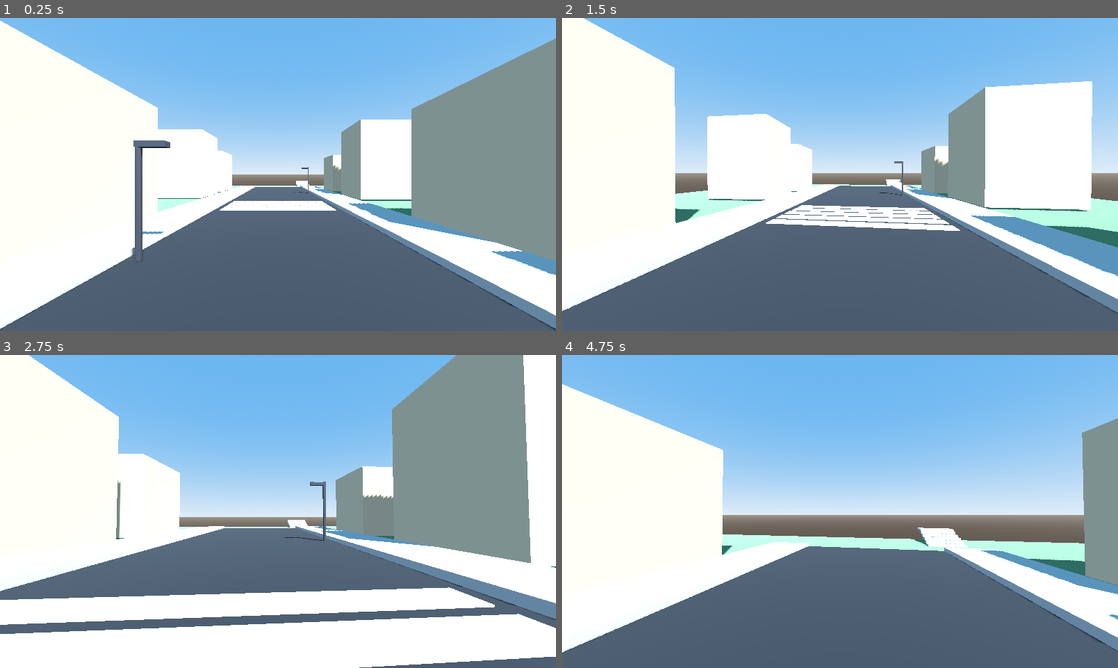
Above: before the commit, frames 1-4 (two rows, left to right).
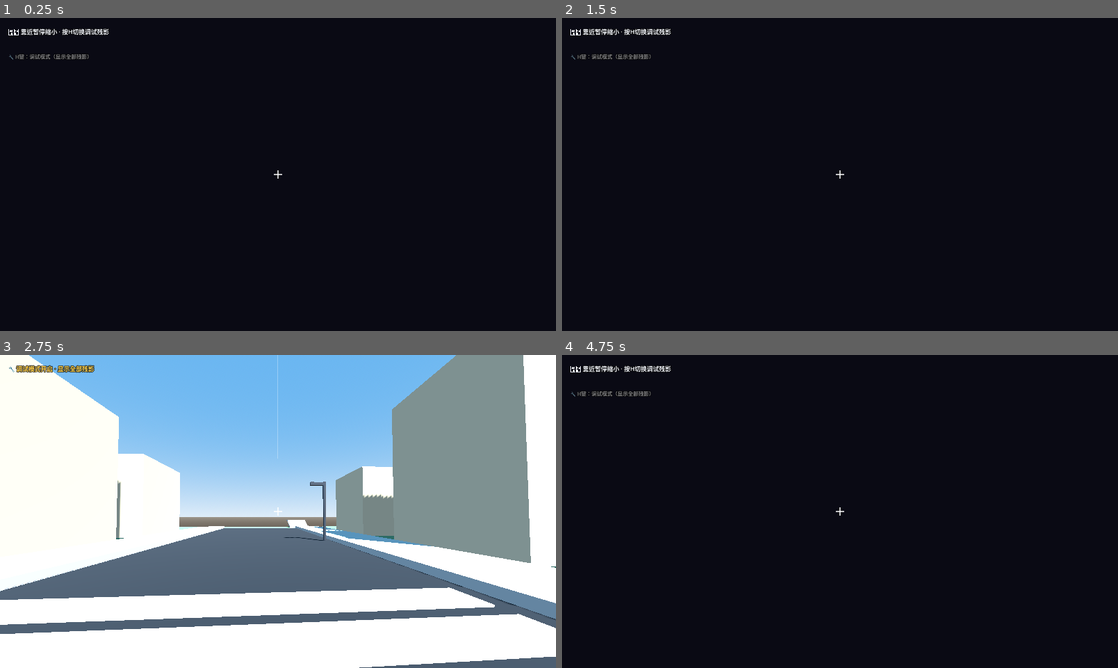
Above: after the commit, the same moments.

Repository: KXAND/BlindWalker
Game: Godot game, scene res://scenes/main/Main.tscn
Same seed, same stepped clock (60 frames per second), same inputs: the game is played once before the commit and once after it.
Inputs (mouse positions are in pixels of both pictures, inside the frame that each line leads up to):
- Up to frame 1 (0.25 s): no input
- Up to frame 2 (1.5 s): tap Enter at 0.5 s; move the mouse to (867, 174) at 0.52 s; hold W from 0.53 s (still down); tap H at 0.6, 1.35 s; click (867, 174) at 0.67 s; tap Space at 0.77 s; move the mouse to (812, 174) at 1.27 s; click (812, 174) at 1.42 s
- Up to frame 3 (2.75 s): keep holding W; tap Space at 1.52 s; move the mouse to (289, 505) at 2.02 s; hold Shift from 2.03 s (still down); click (289, 505) at 2.17 s; tap H at 2.3 s
- Up to frame 4 (4.75 s): keep holding W; move the mouse to (834, 517) at 2.77 s; release Shift at 2.78 s; tap H at 2.85, 3.6, 4.55 s; click (834, 517) at 2.92 s; tap Space at 3.02, 3.77, 4.52 s; move the mouse to (878, 514) at 3.52 s; click (878, 514) at 3.67 s; move the mouse to (795, 508) at 4.27 s; tap Shift at 4.35 s; click (795, 508) at 4.42 s

The runs differ from the first frame. In frame 1, 100% of the frame differs, in the area x 0-100%, y 0-100%; in frame 2, 100%; in frame 3, 0.4%; in frame 4, 100%.

Commit message:
feat: add "lighter "

Diff:
--- /dev/null
+++ b/assets/materials/MemoryComposite.gdshader
@@ -0,0 +1,19 @@
+shader_type canvas_item;
+
+uniform sampler2D screen_texture : hint_screen_texture, filter_linear_mipmap;
+uniform sampler2D mask_texture : filter_linear;
+uniform vec4 background_color : source_color = vec4(0.039216, 0.039216, 0.078431, 1.0);
+uniform float blur_radius : hint_range(0.0, 0.02) = 0.004;
+uniform bool debug_mode = false;
+
+void fragment() {
+	vec4 original = texture(screen_texture, SCREEN_UV);
+	float intensity = texture(mask_texture, SCREEN_UV).r;
+	if (debug_mode) {
+		vec4 debug_tint = vec4(1.0, 0.82, 0.24, 1.0);
+		float debug_mask = clamp(intensity * 1.5, 0.0, 1.0);
+		COLOR = mix(original, debug_tint, debug_mask);
+	} else {
+		COLOR = mix(background_color, original, intensity);
+	}
+}
--- /dev/null
+++ b/assets/materials/MemoryMask.gdshader
@@ -0,0 +1,43 @@
+shader_type spatial;
+render_mode blend_mix, unshaded, cull_back, depth_draw_never;
+
+uniform vec4 sphere_data[128];
+uniform float sphere_strengths[128];
+uniform int sphere_count = 0;
+uniform bool debug_mode = false;
+uniform float debug_min_strength : hint_range(0.0, 1.0) = 0.35;
+
+varying vec3 world_position;
+
+void vertex() {
+	world_position = (MODEL_MATRIX * vec4(VERTEX, 1.0)).xyz;
+}
+
+void fragment() {
+	float max_strength = 0.0;
+
+	for (int i = 0; i < 128; i++) {
+		if (i >= sphere_count) {
+			break;
+		}
+
+		vec3 sphere_center = sphere_data[i].xyz;
+		float sphere_radius = sphere_data[i].w;
+		float distance_to_sphere = distance(world_position, sphere_center);
+
+		if (distance_to_sphere <= sphere_radius) {
+			max_strength = max(max_strength, sphere_strengths[i]);
+		}
+	}
+
+	if (debug_mode) {
+		max_strength = max(max_strength, debug_min_strength);
+	}
+
+	if (max_strength <= 0.01) {
+		discard;
+	}
+
+	ALBEDO = vec3(max_strength);
+	ALPHA = 1.0;
+}
--- a/scenes/main/Main.tscn
+++ b/scenes/main/Main.tscn
@@ -1,6 +1,8 @@
-[gd_scene load_steps=14 format=3 uid="uid://dal5illn6p4c2"]
+[gd_scene load_steps=16 format=3 uid="uid://dal5illn6p4c2"]
 
 [ext_resource type="Script" uid="uid://y254iw3mnypx" path="res://scripts/player/PlayerController.gd" id="1_8wz4m"]
+[ext_resource type="Script" path="res://scripts/core/MemorySystem.gd" id="2_6f23j"]
+[ext_resource type="Script" path="res://scripts/core/GameHud.gd" id="3_bga58"]
 
 [sub_resource type="ProceduralSkyMaterial" id="ProceduralSkyMaterial_sky"]
 sky_top_color = Color(0.321569, 0.572549, 0.882353, 1)
@@ -74,6 +76,12 @@
 current = true
 fov = 78.0
 
+[node name="MemorySystem" type="Node3D" parent="."]
+script = ExtResource("2_6f23j")
+
+[node name="GameHud" type="CanvasLayer" parent="."]
+script = ExtResource("3_bga58")
+
 [node name="Street" type="Node3D" parent="."]
 
 [node name="Ground" type="CSGBox3D" parent="Street"]
--- /dev/null
+++ b/scripts/core/GameHud.gd
@@ -0,0 +1,162 @@
+extends CanvasLayer
+
+const COMPOSITE_SHADER := preload("res://assets/materials/MemoryComposite.gdshader")
+
+const INFO_TEXT := "⏸️ 靠近暂停缩小 · 按H切换调试残影"
+const INFO_DEBUG_TEXT := "🔧 调试模式开启 · 显示全部残影"
+const DEBUG_HINT_TEXT := "🔧 H键：调试模式（显示全部残影）"
+const INSTRUCTION_TEXT := "🖱️ 点击画面锁定鼠标 | WASD 移动 | 鼠标环顾 | 左键涂色"
+
+var _post_process_rect: ColorRect
+var _post_process_material: ShaderMaterial
+var _info_label: Label
+var _debug_hint_label: Label
+var _instruction_label: Label
+var _crosshair: Control
+var _pending_mask_texture: Texture2D
+var _pending_background_color: Color = Color(0.039216, 0.039216, 0.078431, 1.0)
+var _pending_blur_radius: float = 0.004
+
+
+func _ready() -> void:
+	layer = 10
+	_create_post_process_rect()
+	_create_labels()
+	_crosshair = _create_crosshair()
+	add_child(_crosshair)
+	set_background_color(_pending_background_color)
+	set_blur_radius(_pending_blur_radius)
+	if _pending_mask_texture != null:
+		set_mask_texture(_pending_mask_texture)
+	_update_visibility()
+	set_debug_mode(false)
+	set_process(true)
+
+
+func _process(_delta: float) -> void:
+	_update_visibility()
+
+
+func set_mask_texture(texture: Texture2D) -> void:
+	_pending_mask_texture = texture
+	if _post_process_material == null:
+		return
+	_post_process_material.set_shader_parameter("mask_texture", texture)
+
+
+func set_background_color(color_value: Color) -> void:
+	_pending_background_color = color_value
+	if _post_process_material == null:
+		return
+	_post_process_material.set_shader_parameter("background_color", color_value)
+
+
+func set_blur_radius(radius: float) -> void:
+	_pending_blur_radius = radius
+	if _post_process_material == null:
+		return
+	_post_process_material.set_shader_parameter("blur_radius", radius)
+
+
+func set_debug_mode(enabled: bool) -> void:
+	_info_label.text = INFO_DEBUG_TEXT if enabled else INFO_TEXT
+	_info_label.label_settings.font_color = Color(1.0, 0.8, 0.25, 1.0) if enabled else Color(0.95, 0.96, 0.98, 1.0)
+	_debug_hint_label.visible = not enabled
+	if _post_process_material != null:
+		_post_process_material.set_shader_parameter("debug_mode", enabled)
+
+
+func _create_post_process_rect() -> void:
+	_post_process_material = ShaderMaterial.new()
+	_post_process_material.shader = COMPOSITE_SHADER
+	_post_process_material.resource_local_to_scene = true
+
+	_post_process_rect = ColorRect.new()
+	_post_process_rect.mouse_filter = Control.MOUSE_FILTER_IGNORE
+	_post_process_rect.anchor_right = 1.0
+	_post_process_rect.anchor_bottom = 1.0
+	_post_process_rect.material = _post_process_material
+	add_child(_post_process_rect)
+
+
+func _create_labels() -> void:
+	_info_label = _create_label(INFO_TEXT, 14)
+	_info_label.position = Vector2(20.0, 20.0)
+	add_child(_info_label)
+
+	_debug_hint_label = _create_label(DEBUG_HINT_TEXT, 12)
+	_debug_hint_label.position = Vector2(20.0, 80.0)
+	_debug_hint_label.label_settings.font_color = Color(1.0, 1.0, 1.0, 0.5)
+	add_child(_debug_hint_label)
+
+	_instruction_label = _create_label(INSTRUCTION_TEXT, 16)
+	_instruction_label.horizontal_alignment = HORIZONTAL_ALIGNMENT_CENTER
+	_instruction_label.anchor_left = 0.5
+	_instruction_label.anchor_right = 0.5
+	_instruction_label.anchor_top = 1.0
+	_instruction_label.anchor_bottom = 1.0
+	_instruction_label.offset_left = -320.0
+	_instruction_label.offset_top = -56.0
+	_instruction_label.offset_right = 320.0
+	_instruction_label.offset_bottom = -24.0
+	add_child(_instruction_label)
+
+
+func _create_label(text_value: String, font_size: int) -> Label:
+	var label := Label.new()
+	label.text = text_value
+	label.mouse_filter = Control.MOUSE_FILTER_IGNORE
+	label.label_settings = _create_label_settings(font_size)
+	return label
+
+
+func _create_label_settings(font_size: int) -> LabelSettings:
+	var settings := LabelSettings.new()
+	settings.font_size = font_size
+	settings.font_color = Color(0.95, 0.96, 0.98, 1.0)
+	settings.outline_color = Color(0.0, 0.0, 0.0, 0.75)
+	settings.outline_size = 6
+	return settings
+
+
+func _create_crosshair() -> Control:
+	var root := Control.new()
+	root.mouse_filter = Control.MOUSE_FILTER_IGNORE
+	root.anchor_left = 0.5
+	root.anchor_right = 0.5
+	root.anchor_top = 0.5
+	root.anchor_bottom = 0.5
+	root.offset_left = -10.0
+	root.offset_top = -10.0
+	root.offset_right = 10.0
+	root.offset_bottom = 10.0
+
+	var vertical := ColorRect.new()
+	vertical.mouse_filter = Control.MOUSE_FILTER_IGNORE
+	vertical.color = Color(1.0, 1.0, 1.0, 0.75)
+	vertical.anchor_left = 0.5
+	vertical.anchor_right = 0.5
+	vertical.anchor_top = 0.0
+	vertical.anchor_bottom = 1.0
+	vertical.offset_left = -1.0
+	vertical.offset_right = 1.0
+	root.add_child(vertical)
+
+	var horizontal := ColorRect.new()
+	horizontal.mouse_filter = Control.MOUSE_FILTER_IGNORE
+	horizontal.color = Color(1.0, 1.0, 1.0, 0.75)
+	horizontal.anchor_left = 0.0
+	horizontal.anchor_right = 1.0
+	horizontal.anchor_top = 0.5
+	horizontal.anchor_bottom = 0.5
+	horizontal.offset_top = -1.0
+	horizontal.offset_bottom = 1.0
+	root.add_child(horizontal)
+
+	return root
+
+
+func _update_visibility() -> void:
+	var is_captured := Input.get_mouse_mode() == Input.MOUSE_MODE_CAPTURED
+	_instruction_label.visible = not is_captured
+	_crosshair.visible = is_captured
--- /dev/null
+++ b/scripts/core/MemorySystem.gd
@@ -0,0 +1,474 @@
+extends Node3D
+
+const GLOW_TEXTURE_SIZE := 128
+
+
+class RevealSphere:
+	var center: Vector3
+	var normal: Vector3
+	var tangent_a: Vector3
+	var tangent_b: Vector3
+	var base_offset: Vector3
+	var radius: float
+	var age: float
+	var max_age: float
+	var strength: float
+	var pauses_when_near: bool
+	var afterglow_spawned: bool
+	var phase: float
+	var sprite: Sprite3D
+
+
+@export_node_path("Camera3D") var observer_path: NodePath = ^"../Player/Head/Camera3D"
+@export_node_path("CanvasLayer") var hud_path: NodePath = ^"../GameHud"
+@export var ray_distance: float = 5.0
+@export var max_spheres: int = 128
+@export var active_initial_radius: float = 1.5
+@export var active_lifetime: float = 30.0
+@export var active_pause_distance: float = 10.0
+@export var afterglow_radius: float = 1.5
+@export var afterglow_initial_strength: float = 0.4
+@export var afterglow_lifetime: float = 60.0
+@export var afterglow_trigger_strength: float = 0.45
+@export var afterglow_layers: int = 3
+@export var afterglow_offset_radius: float = 0.28
+@export var ghost_start_distance: float = 4.0
+@export var ghost_jitter_radius: float = 0.22
+@export var ghost_jitter_speed: float = 1.3
+@export var active_far_strength_scale: float = 0.42
+@export var blur_radius: float = 0.004
+@export var near_reveal_distance: float = 1.2
+@export var far_forget_distance: float = 5.0
+@export var approach_speed: float = 5.0
+@export var decay_speed: float = 0.9
+@export var debug_min_strength: float = 0.35
+@export var background_color: Color = Color(0.039216, 0.039216, 0.078431, 1.0)
+
+var _observer: Camera3D
+var _hud: CanvasLayer
+var _mask_viewport: SubViewport
+var _mask_camera: Camera3D
+var _mask_root: Node3D
+var _depth_material: StandardMaterial3D
+var _glow_texture: Texture2D
+var _active_spheres: Array[RevealSphere] = []
+var _afterglow_spheres: Array[RevealSphere] = []
+var _debug_mode: bool = false
+var _feedback_lines: Array[Dictionary] = []
+
+
+func _ready() -> void:
+	_observer = get_node_or_null(observer_path) as Camera3D
+	_hud = get_node_or_null(hud_path) as CanvasLayer
+
+	if _observer == null:
+		push_warning("MemorySystem could not find observer at %s" % observer_path)
+		set_process(false)
+		set_process_unhandled_input(false)
+		return
+
+	_setup_depth_material()
+	_glow_texture = _create_glow_texture(GLOW_TEXTURE_SIZE)
+	_setup_mask_viewport()
+	_build_mask_geometry()
+	_configure_main_camera()
+	_sync_mask_camera()
+	_on_main_viewport_size_changed()
+	get_viewport().size_changed.connect(_on_main_viewport_size_changed)
+	call_deferred("_configure_hud")
+	set_process(true)
+	set_process_unhandled_input(true)
+
+
+func _process(delta: float) -> void:
+	_sync_mask_camera()
+	_update_spheres(delta)
+	_update_feedback_lines(delta)
+
+
+func _unhandled_input(event: InputEvent) -> void:
+	if event is InputEventKey and event.pressed and not event.echo and event.keycode == KEY_H:
+		_debug_mode = not _debug_mode
+		if _hud != null and _hud.has_method("set_debug_mode"):
+			_hud.call("set_debug_mode", _debug_mode)
+		_refresh_sphere_visuals()
+		return
+
+	if event is InputEventMouseButton and event.pressed and event.button_index == MOUSE_BUTTON_LEFT:
+		if Input.get_mouse_mode() != Input.MOUSE_MODE_CAPTURED:
+			return
+		_cast_paint_ray()
+
+
+func _setup_depth_material() -> void:
+	_depth_material = StandardMaterial3D.new()
+	_depth_material.resource_local_to_scene = true
+	_depth_material.shading_mode = BaseMaterial3D.SHADING_MODE_UNSHADED
+	_depth_material.albedo_color = Color.BLACK
+	_depth_material.cull_mode = BaseMaterial3D.CULL_BACK
+	_depth_material.transparency = BaseMaterial3D.TRANSPARENCY_DISABLED
+
+
+func _setup_mask_viewport() -> void:
+	_mask_viewport = SubViewport.new()
+	_mask_viewport.name = "MaskViewport"
+	_mask_viewport.transparent_bg = true
+	_mask_viewport.render_target_clear_mode = SubViewport.CLEAR_MODE_ALWAYS
+	_mask_viewport.render_target_update_mode = SubViewport.UPDATE_ALWAYS
+	_mask_viewport.msaa_3d = Viewport.MSAA_DISABLED
+	_mask_viewport.world_3d = get_viewport().world_3d
+	add_child(_mask_viewport)
+
+	_mask_root = Node3D.new()
+	_mask_root.name = "MaskRoot"
+	_mask_viewport.add_child(_mask_root)
+
+	_mask_camera = Camera3D.new()
+	_mask_camera.name = "MaskCamera"
+	_mask_camera.current = true
+	_mask_camera.cull_mask = 1 << 1
+	_mask_camera.environment = null
+	_mask_viewport.add_child(_mask_camera)
+
+
+func _build_mask_geometry() -> void:
+	_register_depth_targets(get_parent())
+
+
+func _register_depth_targets(root: Node) -> void:
+	for child in root.get_children():
+		if child == self or child == _hud or child == _mask_viewport or child == _mask_root:
+			continue
+
+		if child is Node3D and _is_mask_target(child as Node3D):
+			var depth_proxy := _create_depth_proxy(child as Node3D)
+			if depth_proxy != null:
+				_mask_root.add_child(depth_proxy)
+
+		_register_depth_targets(child)
+
+
+func _is_mask_target(node: Node3D) -> bool:
+	if node.is_in_group(&"memory_ignore"):
+		return false
+
+	if node is CSGShape3D:
+		return node.visible
+
+	if node is MeshInstance3D:
+		return node.visible and (node as MeshInstance3D).mesh != null
+
+	return false
+
+
+func _create_depth_proxy(node: Node3D) -> Node3D:
+	var proxy := node.duplicate() as Node3D
+	if proxy == null:
+		return null
+
+	proxy.name = "Depth_" + node.name
+	proxy.top_level = true
+	proxy.global_transform = node.global_transform
+
+	if proxy is CSGShape3D:
+		var csg_proxy := proxy as CSGShape3D
+		csg_proxy.use_collision = false
+		csg_proxy.material = _depth_material
+		csg_proxy.layers = 1 << 1
+
+	if proxy is MeshInstance3D:
+		var mesh_proxy := proxy as MeshInstance3D
+		mesh_proxy.material_override = _depth_material
+		mesh_proxy.layers = 1 << 1
+
+	return proxy
+
+
+func _configure_main_camera() -> void:
+	_observer.cull_mask = 1
+
+
+func _configure_hud() -> void:
+	if _hud == null:
+		return
+
+	if _hud.has_method("set_mask_texture"):
+		_hud.call("set_mask_texture", _mask_viewport.get_texture())
+	if _hud.has_method("set_background_color"):
+		_hud.call("set_background_color", background_color)
+	if _hud.has_method("set_blur_radius"):
+		_hud.call("set_blur_radius", blur_radius)
+	if _hud.has_method("set_debug_mode"):
+		_hud.call("set_debug_mode", _debug_mode)
+
+
+func _sync_mask_camera() -> void:
+	_mask_camera.global_transform = _observer.global_transform
+	_mask_camera.fov = _observer.fov
+	_mask_camera.near = _observer.near
+	_mask_camera.far = _observer.far
+
+
+func _on_main_viewport_size_changed() -> void:
+	if _mask_viewport == null:
+		return
+
+	_mask_viewport.size = get_viewport().get_visible_rect().size
+
+
+func _cast_paint_ray() -> void:
+	var viewport_size := get_viewport().get_visible_rect().size
+	var screen_center := viewport_size * 0.5
+	var ray_origin := _observer.project_ray_origin(screen_center)
+	var ray_direction := _observer.project_ray_normal(screen_center)
+	var ray_end := ray_origin + (ray_direction * ray_distance)
+
+	var query := PhysicsRayQueryParameters3D.create(ray_origin, ray_end)
+	var player := _observer.get_parent().get_parent() as CollisionObject3D
+	if player != null:
+		query.exclude = [player.get_rid()]
+
+	var hit := get_world_3d().direct_space_state.intersect_ray(query)
+	var end_point := ray_end
+
+	if not hit.is_empty():
+		end_point = hit.position
+		_spawn_reveal_sphere(hit.position, hit.normal if hit.has("normal") else Vector3.UP)
+
+	_spawn_feedback_line(ray_origin, end_point, not hit.is_empty())
+
+
+func _spawn_reveal_sphere(hit_position: Vector3, hit_normal: Vector3) -> void:
+	_active_spheres.append(_make_sphere(hit_position, hit_normal, active_initial_radius, active_lifetime, 1.0, true))
+	_trim_sphere_budget()
+
+
+func _make_sphere(center: Vector3, normal: Vector3, radius: float, max_age: float, strength: float, pauses_when_near: bool) -> RevealSphere:
+	var sphere := RevealSphere.new()
+	sphere.center = center
+	sphere.normal = normal.normalized() if normal.length_squared() > 0.0 else Vector3.UP
+	var tangent_seed := Vector3.UP if absf(sphere.normal.y) < 0.95 else Vector3.RIGHT
+	sphere.tangent_a = sphere.normal.cross(tangent_seed).normalized()
+	sphere.tangent_b = sphere.normal.cross(sphere.tangent_a).normalized()
+	sphere.base_offset = Vector3.ZERO
+	sphere.radius = radius
+	sphere.age = 0.0
+	sphere.max_age = max_age
+	sphere.strength = strength
+	sphere.pauses_when_near = pauses_when_near
+	sphere.afterglow_spawned = not pauses_when_near
+	sphere.phase = absf((center.x * 0.73) + (center.y * 1.13) + (center.z * 1.91))
+	sphere.sprite = _create_reveal_sprite(sphere)
+	_apply_sphere_visual(sphere)
+	return sphere
+
+
+func _create_reveal_sprite(sphere: RevealSphere) -> Sprite3D:
+	var sprite := Sprite3D.new()
+	sprite.texture = _glow_texture
+	sprite.billboard = BaseMaterial3D.BILLBOARD_DISABLED
+	sprite.shaded = false
+	sprite.no_depth_test = false
+	sprite.pixel_size = (sphere.radius * 2.0) / float(GLOW_TEXTURE_SIZE)
+	sprite.modulate = Color(1.0, 1.0, 1.0, 1.0)
+	sprite.layers = 1 << 1
+	sprite.cast_shadow = GeometryInstance3D.SHADOW_CASTING_SETTING_OFF
+	_mask_root.add_child(sprite)
+	return sprite
+
+
+func _update_spheres(delta: float) -> void:
+	var observer_position := _observer.global_position
+
+	for index in range(_active_spheres.size() - 1, -1, -1):
+		var sphere := _active_spheres[index]
+		var distance_to_observer := observer_position.distance_to(sphere.center)
+		var target_strength := _memory_from_distance(distance_to_observer)
+		var blend_speed := approach_speed if target_strength > sphere.strength else decay_speed
+		sphere.strength = lerpf(sphere.strength, target_strength, minf(1.0, delta * blend_speed))
+
+		if distance_to_observer >= active_pause_distance:
+			sphere.age += delta
+			var life_ratio := clampf(sphere.age / maxf(sphere.max_age, 0.001), 0.0, 1.0)
+			sphere.radius = active_initial_radius * (1.0 - life_ratio)
+
+		if not sphere.afterglow_spawned and distance_to_observer >= ghost_start_distance and sphere.strength <= afterglow_trigger_strength:
+			_spawn_afterglow_cluster(sphere)
+			sphere.afterglow_spawned = true
+			_trim_sphere_budget()
+
+		if sphere.age >= sphere.max_age or sphere.radius <= 0.01 or sphere.strength <= 0.01:
+			_free_sphere(_active_spheres, index)
+		else:
+			_apply_sphere_visual(sphere)
+
+	for index in range(_afterglow_spheres.size() - 1, -1, -1):
+		var sphere := _afterglow_spheres[index]
+		sphere.age += delta
+		var age_factor := 1.0 - clampf(sphere.age / maxf(sphere.max_age, 0.001), 0.0, 1.0)
+		sphere.strength = afterglow_initial_strength * age_factor
+
+		if sphere.strength <= 0.01 or sphere.age >= sphere.max_age:
+			_free_sphere(_afterglow_spheres, index)
+		else:
+			_apply_sphere_visual(sphere)
+
+
+func _apply_sphere_visual(sphere: RevealSphere) -> void:
+	if sphere.sprite == null:
+		return
+
+	var distance_to_observer := _observer.global_position.distance_to(sphere.center)
+	var ghost_blend := clampf(
+		(distance_to_observer - ghost_start_distance) / maxf(far_forget_distance - ghost_start_distance, 0.001),
+		0.0,
+		1.0
+	)
+	var surface_offset := maxf(0.03, sphere.radius * 0.06)
+	var visual_strength := maxf(sphere.strength, debug_min_strength) if _debug_mode else sphere.strength
+	if sphere.pauses_when_near and not _debug_mode:
+		visual_strength *= lerpf(1.0, active_far_strength_scale, ghost_blend)
+	var jitter_offset := Vector3.ZERO
+	if ghost_blend > 0.0:
+		var time_seconds := Time.get_ticks_msec() * 0.001
+		var jitter_multiplier := 1.35 if not sphere.pauses_when_near else 1.0
+		var jitter_scale := ghost_jitter_radius * ghost_blend * jitter_multiplier * maxf(sphere.radius / maxf(active_initial_radius, 0.001), 0.65)
+		jitter_offset += sphere.tangent_a * sin((time_seconds * ghost_jitter_speed) + sphere.phase) * jitter_scale
+		jitter_offset += sphere.tangent_b * cos((time_seconds * ghost_jitter_speed * 1.23) + (sphere.phase * 1.7)) * (jitter_scale * 0.75)
+
+	var sprite_basis := Basis(sphere.tangent_a, sphere.tangent_b, sphere.normal)
+	sphere.sprite.global_transform = Transform3D(
+		sprite_basis,
+		sphere.center + sphere.base_offset + (sphere.normal * surface_offset) + jitter_offset
+	)
+	sphere.sprite.pixel_size = maxf((sphere.radius * 2.0) / float(GLOW_TEXTURE_SIZE), 0.0001)
+	sphere.sprite.modulate = Color(1.0, 1.0, 1.0, visual_strength)
+	sphere.sprite.visible = visual_strength > 0.001
+
+
+func _refresh_sphere_visuals() -> void:
+	for sphere in _active_spheres:
+		_apply_sphere_visual(sphere)
+	for sphere in _afterglow_spheres:
+		_apply_sphere_visual(sphere)
+
+
+func _spawn_afterglow_cluster(active_sphere: RevealSphere) -> void:
+	for layer_index in range(maxi(afterglow_layers, 1)):
+		_afterglow_spheres.append(_make_afterglow_from_active(active_sphere, layer_index))
+
+
+func _make_afterglow_from_active(active_sphere: RevealSphere, layer_index: int) -> RevealSphere:
+	var layer_factor: float = float(layer_index)
+	var inherited_radius: float = maxf(
+		active_sphere.radius * (1.08 + (layer_factor * 0.1)),
+		afterglow_radius * (0.75 + (layer_factor * 0.12))
+	)
+	var inherited_strength: float = minf(
+		afterglow_initial_strength * (1.0 - (layer_factor * 0.16)),
+		active_sphere.strength * (0.72 - (layer_factor * 0.08))
+	)
+	var afterglow := _make_sphere(
+		active_sphere.center,
+		active_sphere.normal,
+		inherited_radius,
+		afterglow_lifetime,
+		inherited_strength,
+		false
+	)
+	var offset_angle := (active_sphere.phase * 0.37) + (layer_factor * TAU / maxf(float(maxi(afterglow_layers, 1)), 1.0) * 0.85)
+	var offset_scale := maxf(
+		afterglow_offset_radius * (1.0 + (layer_factor * 0.45)),
+		inherited_radius * (0.16 + (layer_factor * 0.05))
+	)
+	afterglow.base_offset = (
+		(active_sphere.tangent_a * cos(offset_angle) * offset_scale) +
+		(active_sphere.tangent_b * sin(offset_angle) * offset_scale * 0.8)
+	)
+	afterglow.phase = active_sphere.phase + 1.9 + (layer_factor * 0.83)
+	_apply_sphere_visual(afterglow)
+	return afterglow
+
+
+func _trim_sphere_budget() -> void:
+	while _active_spheres.size() + _afterglow_spheres.size() > max_spheres:
+		if not _afterglow_spheres.is_empty():
+			_free_sphere(_afterglow_spheres, 0)
+		elif not _active_spheres.is_empty():
+			_free_sphere(_active_spheres, 0)
+		else:
+			return
+
+
+func _free_sphere(spheres: Array[RevealSphere], index: int) -> void:
+	var sphere := spheres[index]
+	if sphere.sprite != null:
+		sphere.sprite.queue_free()
+	spheres.remove_at(index)
+
+
+func _memory_from_distance(distance_to_target: float) -> float:
+	if distance_to_target <= near_reveal_distance:
+		return 1.0
+	if distance_to_target >= far_forget_distance:
+		return 0.0
+
+	var t := clampf(
+		(distance_to_target - near_reveal_distance) / maxf(far_forget_distance - near_reveal_distance, 0.001),
+		0.0,
+		1.0
+	)
+	return 1.0 - (t * t * (3.0 - (2.0 * t)))
+
+
+func _create_glow_texture(size: int) -> Texture2D:
+	var image := Image.create(size, size, false, Image.FORMAT_RGBA8)
+	var center := Vector2(size * 0.5, size * 0.5)
+	var max_radius := size * 0.5
+
+	for y in range(size):
+		for x in range(size):
+			var distance_to_center := Vector2(x, y).distance_to(center) / max_radius
+			var alpha := 0.0
+			if distance_to_center <= 0.58:
+				alpha = 1.0
+			elif distance_to_center < 1.0:
+				var edge_t := clampf((distance_to_center - 0.58) / 0.42, 0.0, 1.0)
+				alpha = 1.0 - (edge_t * edge_t * (3.0 - (2.0 * edge_t)))
+			image.set_pixel(x, y, Color(1.0, 1.0, 1.0, alpha))
+
+	return ImageTexture.create_from_image(image)
+
+
+func _spawn_feedback_line(start: Vector3, ending: Vector3, hit: bool) -> void:
+	var immediate_mesh := ImmediateMesh.new()
+	var material := StandardMaterial3D.new()
+	material.shading_mode = BaseMaterial3D.SHADING_MODE_UNSHADED
+	material.albedo_color = Color(1.0, 1.0, 1.0, 0.8 if hit else 0.3)
+	material.transparency = BaseMaterial3D.TRANSPARENCY_ALPHA
+	material.no_depth_test = false
+
+	immediate_mesh.surface_begin(Mesh.PRIMITIVE_LINES, material)
+	immediate_mesh.surface_add_vertex(start)
+	immediate_mesh.surface_add_vertex(ending)
+	immediate_mesh.surface_end()
+
+	var mesh_instance := MeshInstance3D.new()
+	mesh_instance.mesh = immediate_mesh
+	mesh_instance.cast_shadow = GeometryInstance3D.SHADOW_CASTING_SETTING_OFF
+	add_child(mesh_instance)
+	_feedback_lines.append({
+		"node": mesh_instance,
+		"time_left": 0.6
+	})
+
+
+func _update_feedback_lines(delta: float) -> void:
+	for index in range(_feedback_lines.size() - 1, -1, -1):
+		var entry := _feedback_lines[index]
+		entry.time_left -= delta
+		if entry.time_left <= 0.0:
+			(entry.node as Node).queue_free()
+			_feedback_lines.remove_at(index)
+		else:
+			_feedback_lines[index] = entry
Not shown, added: assets/materials/MemoryComposite.gdshader.uid
Not shown, added: assets/materials/MemoryMask.gdshader.uid
Not shown, added: scripts/core/GameHud.gd.uid
Not shown, added: scripts/core/MemorySystem.gd.uid
